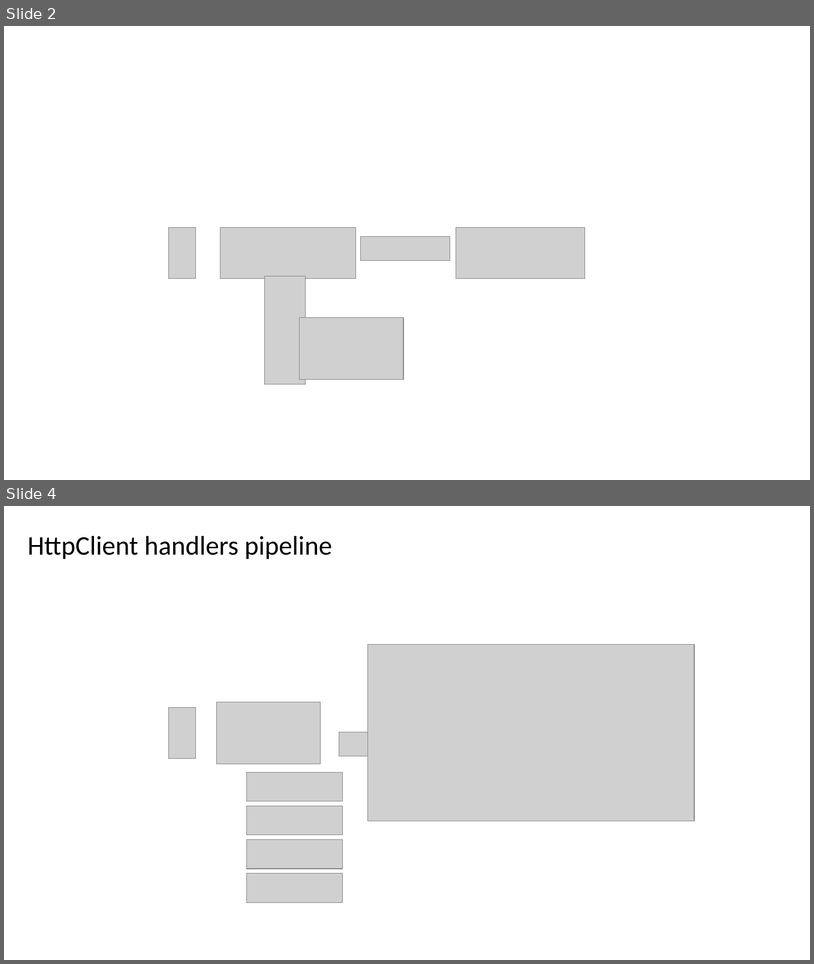
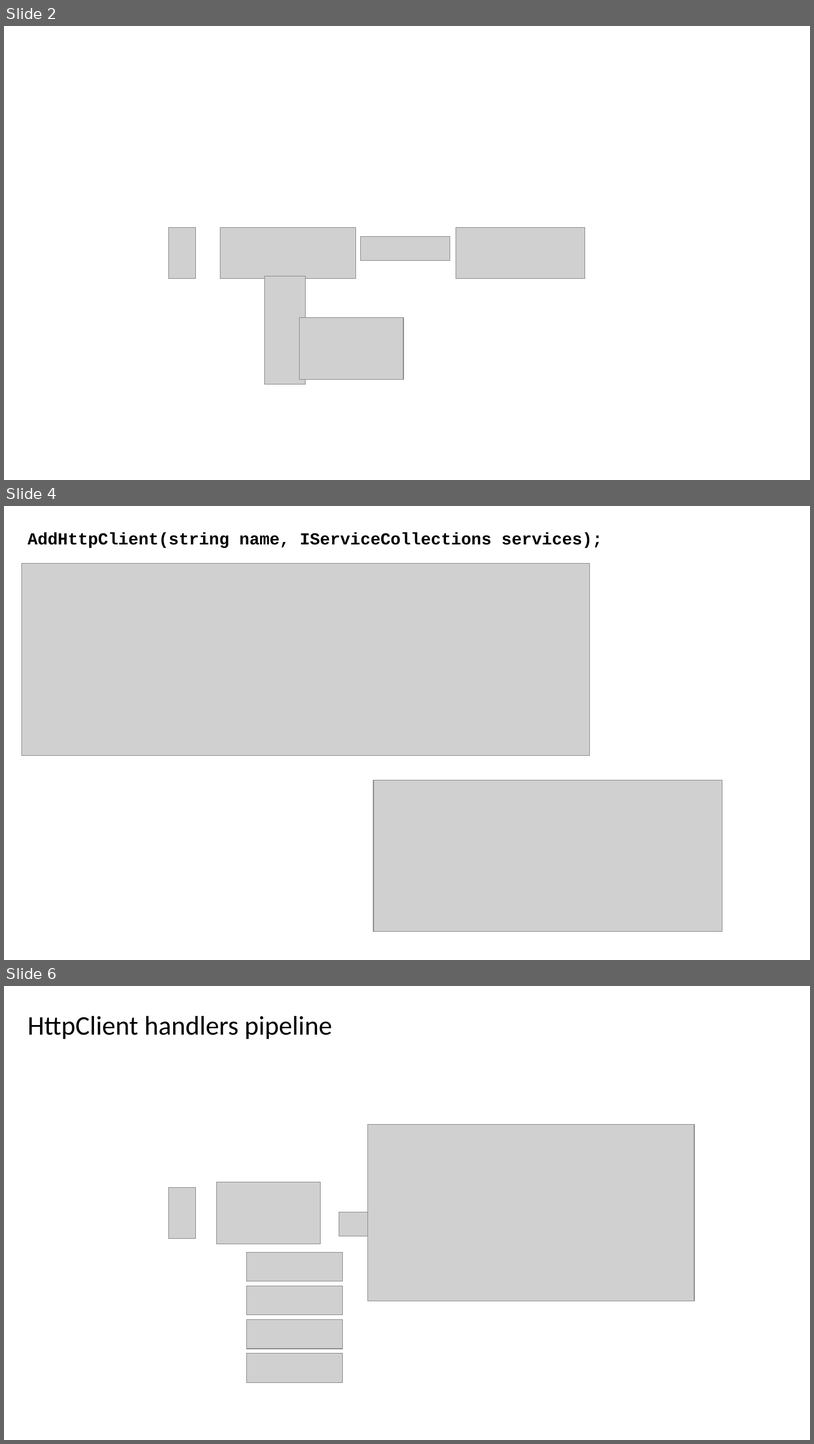
Before and after one commit to springcomp/azure-functions-university, a slide deck: assets/Calling third-party API using Refit.pptx. Shown one above the other, each under a label of ours: slides 2 and 4 before the commit, slides 2, 4 and 6 after it; the slides between them are not shown. The pictures are 814x964 and 814x1444 pixels, drawn with LibreOffice and Linux fonts; fonts in the diff are those of the drawing; grey boxes stand for pictures. Boxes give left, top, right and bottom in pixels: in the first picture for what was removed or moved away, otherwise in the second. Text is boxed around its words. In the diff, an @@ line names an element or a change of style, - is before the commit and + after.

```diff
--- a/assets/Calling third-party API using Refit.pptx
+++ b/assets/Calling third-party API using Refit.pptx
@@ slide 4 added at [4,506,810,960], background #FFFFFF @@
@@ text added at [27,532,603,548], 20 pt, text #000000, bold @@
+AddHttpClient(string name, IServiceCollections services);
@@ picture added at [21,564,590,755] @@
@@ picture added at [374,780,723,931] @@
@@ what was slide 4 is now slide 6 @@
```
Also in this commit, not shown: 1 slide changed, 1 other slide added.
